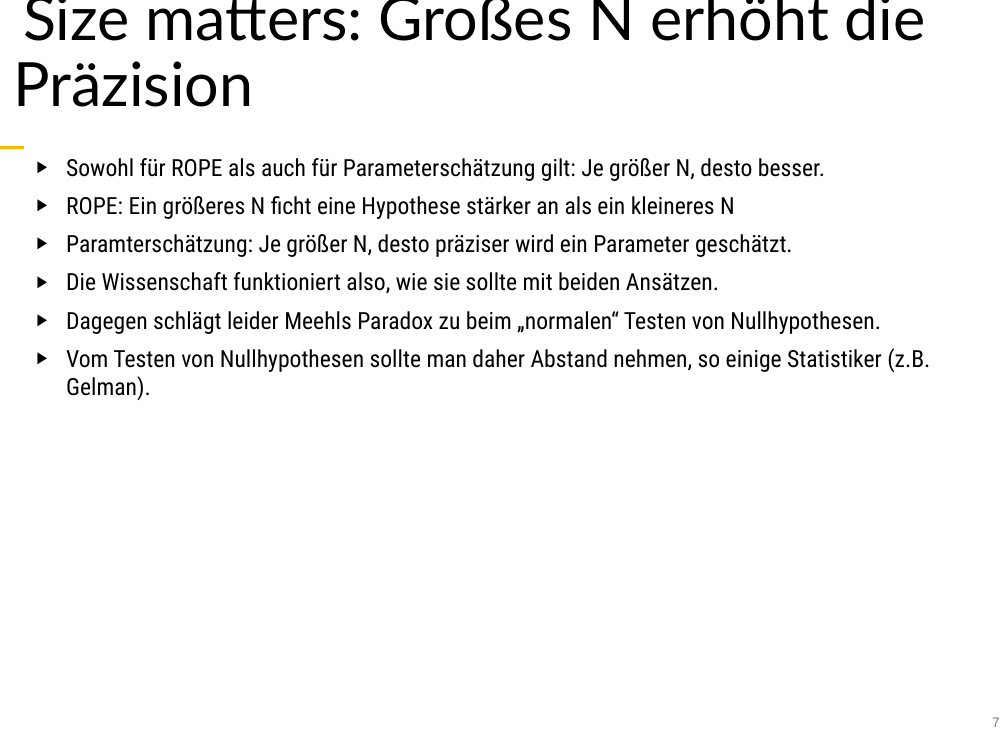
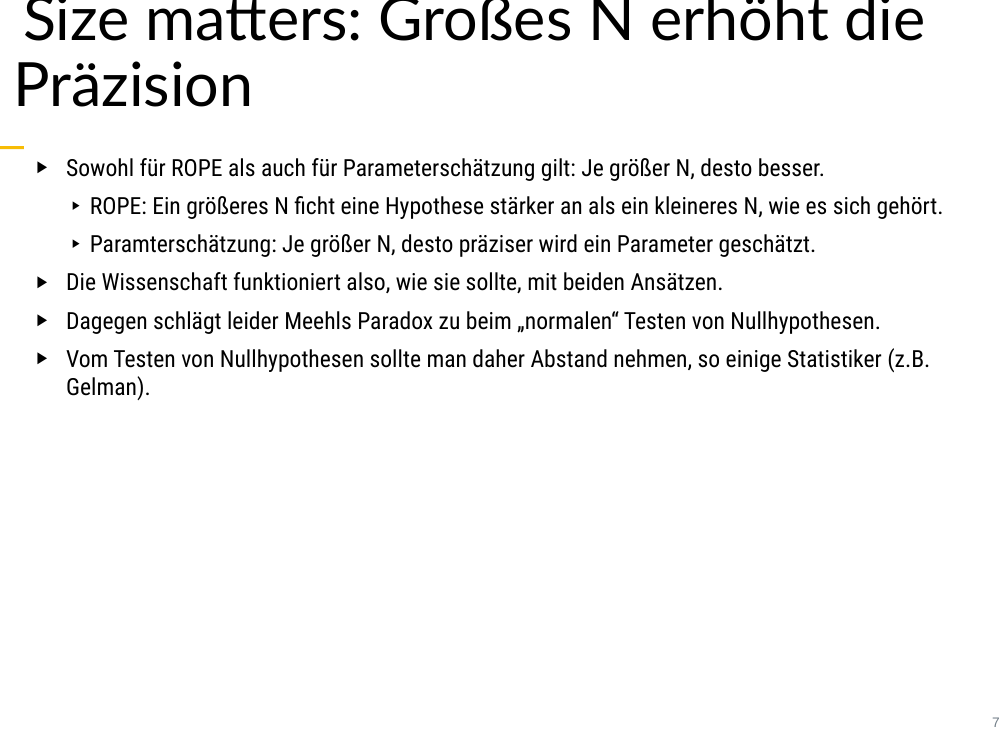
Before and after one commit to sebastiansauer/fopra, a slide deck: slide 7 of Skript-Folien/FoPra-Thema09.pptx. Drawn at 1008x756 pixels with LibreOffice and Linux fonts; fonts in the diff are those of the drawing. Boxes give left, top, right and bottom in pixels: in the first picture for what was removed or moved away, otherwise in the second. Text is boxed around its words. In the diff, an @@ line names an element or a change of style, - is before the commit and + after.

```diff
--- a/Skript-Folien/FoPra-Thema09.pptx
+++ b/Skript-Folien/FoPra-Thema09.pptx
@@ text at [90,196,944,219]: text changed @@
-▶︎ ROPE: Ein größeres N ficht eine Hypothese stärker an als ein kleineres N
+  ▶︎ ROPE: Ein größeres N ficht eine Hypothese stärker an als ein kleineres N, wie es sich gehört.
@@ text at [90,234,817,257]: list level 1 to 2 in "Paramterschätzung: Je größer N, desto ..." @@
@@ text at [66,272,724,293]: text changed @@
-▶︎ Die Wissenschaft funktioniert also, wie sie sollte mit beiden Ansätzen.
+▶︎ Die Wissenschaft funktioniert also, wie sie sollte, mit beiden Ansätzen.
```
Also in this commit, not shown: 6 other slides changed, 3 slides added, 2 other files.
